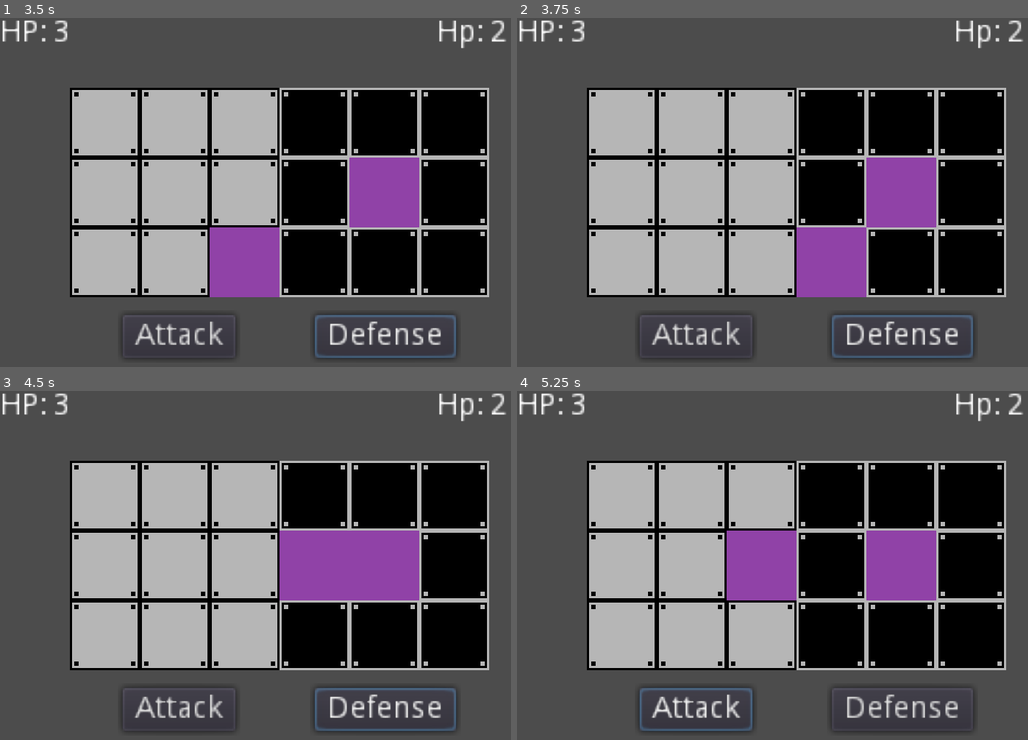
Above: before the commit, frames 1-4 (two rows, left to right).
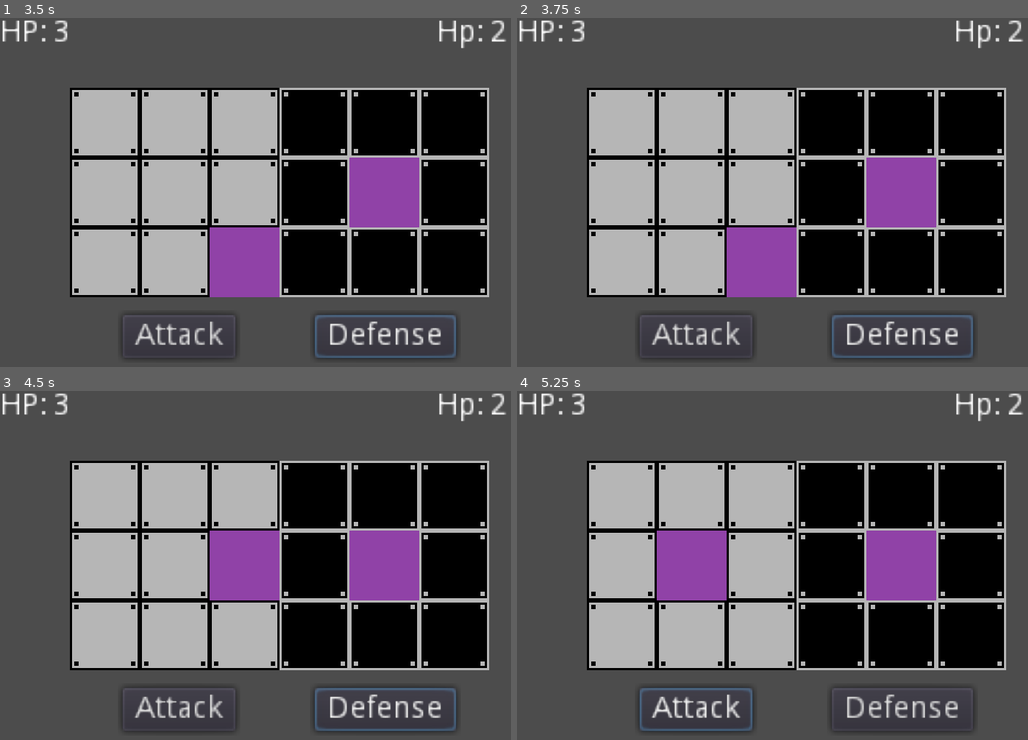
Above: after the commit, the same moments.

Repository: CaresleGames/Tactics
Game: Godot game, scene res://src/Test/Test.tscn
The game is run twice, just before and just after one commit, with the same random seed, the same clock (stepped at 60 frames per second) and the same inputs. The project has no main scene, so this scene is started directly.
Inputs (mouse positions are in pixels of both pictures, inside the frame that each line leads up to):
- Up to frame 1 (3.5 s): click "Attack" at 0.5 s; click "Defense" at 1.25 s; tap Enter at 2 s; move the mouse to (378, 175) at 2.02 s; hold Right (ui_right) 2.03-2.78 s; tap Space at 2.75 s; move the mouse to (158, 209) at 2.77 s; hold Down (ui_down) from 2.78 s (still down)
- Up to frame 2 (3.75 s): tap Enter at 3.5 s; move the mouse to (833, 115) at 3.52 s; release Down (ui_down) at 3.53 s; hold Right (ui_right) from 3.53 s (still down)
- Up to frame 3 (4.5 s): tap Space at 4.25 s; move the mouse to (235, 635) at 4.27 s; release Right (ui_right) at 4.28 s; hold Up (ui_up) from 4.28 s (still down)
- Up to frame 4 (5.25 s): tap Enter at 5 s; move the mouse to (936, 617) at 5.02 s; release Up (ui_up) at 5.03 s; hold Left (ui_left) from 5.03 s (still down)

Frame 1 is identical in both runs. In frame 2, 5.5% of the frame differs, in the area x 41-69%, y 60-80%; in frame 3, 5.5%; in frame 4, 5.5%.

Commit message:
Add limits to the movement
Now the player can't leave their 3x3 grid

Diff:
--- a/src/Actor/Player/Player.gd
+++ b/src/Actor/Player/Player.gd
@@ -9,6 +9,7 @@
 var origin := Vector2.ZERO
 var is_moving : bool = false
 var tile
+var limits := [1, 3]
 
 func _ready() -> void:
 	connect("set_origin", self, "_on_set_origin")
@@ -16,12 +17,22 @@
 
 
 func new_origin(direction : Vector2) -> void:
+	# Snaps the player in the 3x3 grid of the game
+	if (
+		origin.x + direction.x < limits[0]
+		or origin.x + direction.x > limits[1]
+		or origin.y + direction.y < limits[0]
+		or origin.y + direction.y > limits[1]
+	):
+		return
 	origin = Vector2(origin.x + direction.x, origin.y + direction.y)
 	tile.emit_signal("move_player", origin)
 	is_moving = false
 
 func _process(_delta: float) -> void:
 	move = Vector2.ZERO
+	# check if we press any of the movements keys to
+	# start calculating the player movement
 	if (
 		Input.is_action_just_pressed("ui_right")
 		or Input.is_action_just_pressed("ui_left")
--- a/src/Test/Test.gd
+++ b/src/Test/Test.gd
@@ -43,14 +43,18 @@
 of their respective areas
 """
 func center_actors() -> void:
+	# Player center
 	var cell := tile.map_to_world(initial_position["player"])
+	# Enemy center
 	var cell2 := tile.map_to_world(initial_position["enemy"])
 
 	player.position = cell
 	player.emit_signal("set_origin", initial_position["player"])
 	enemy.position = cell2
 
-
+"""
+Updates the HUD of the player and enemy
+"""
 func update_life_stats() -> void:
 	player_hp.text = str(player.life_current)
 	enemy_hp.text = str(enemy.life_current)
